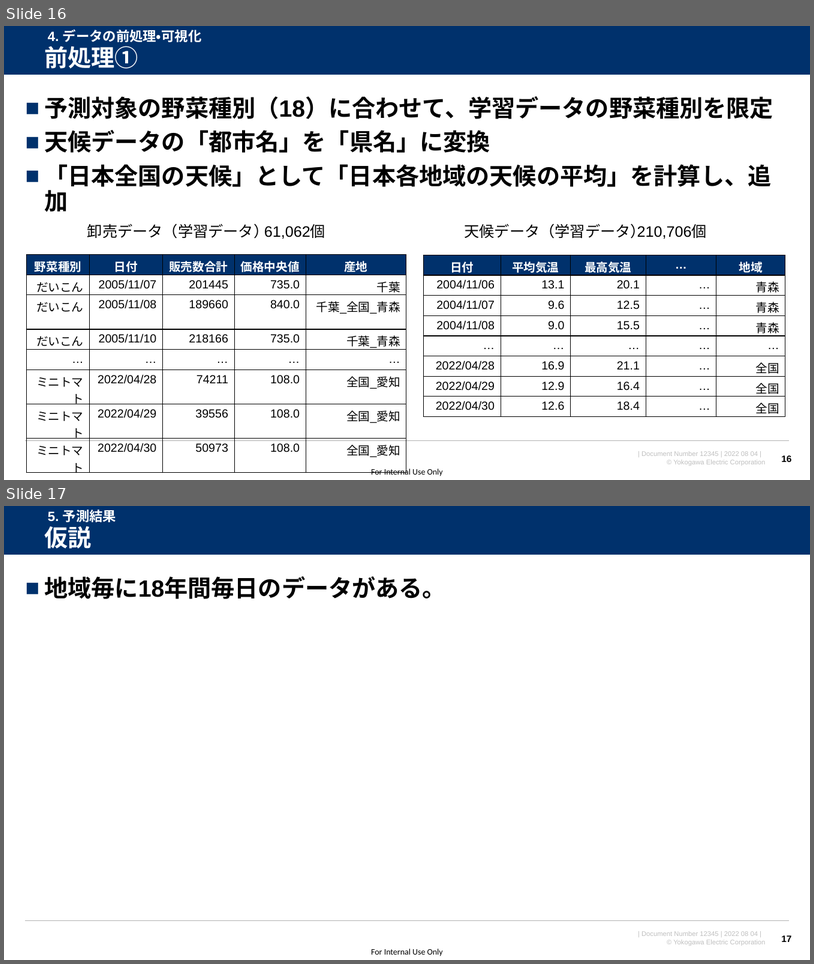
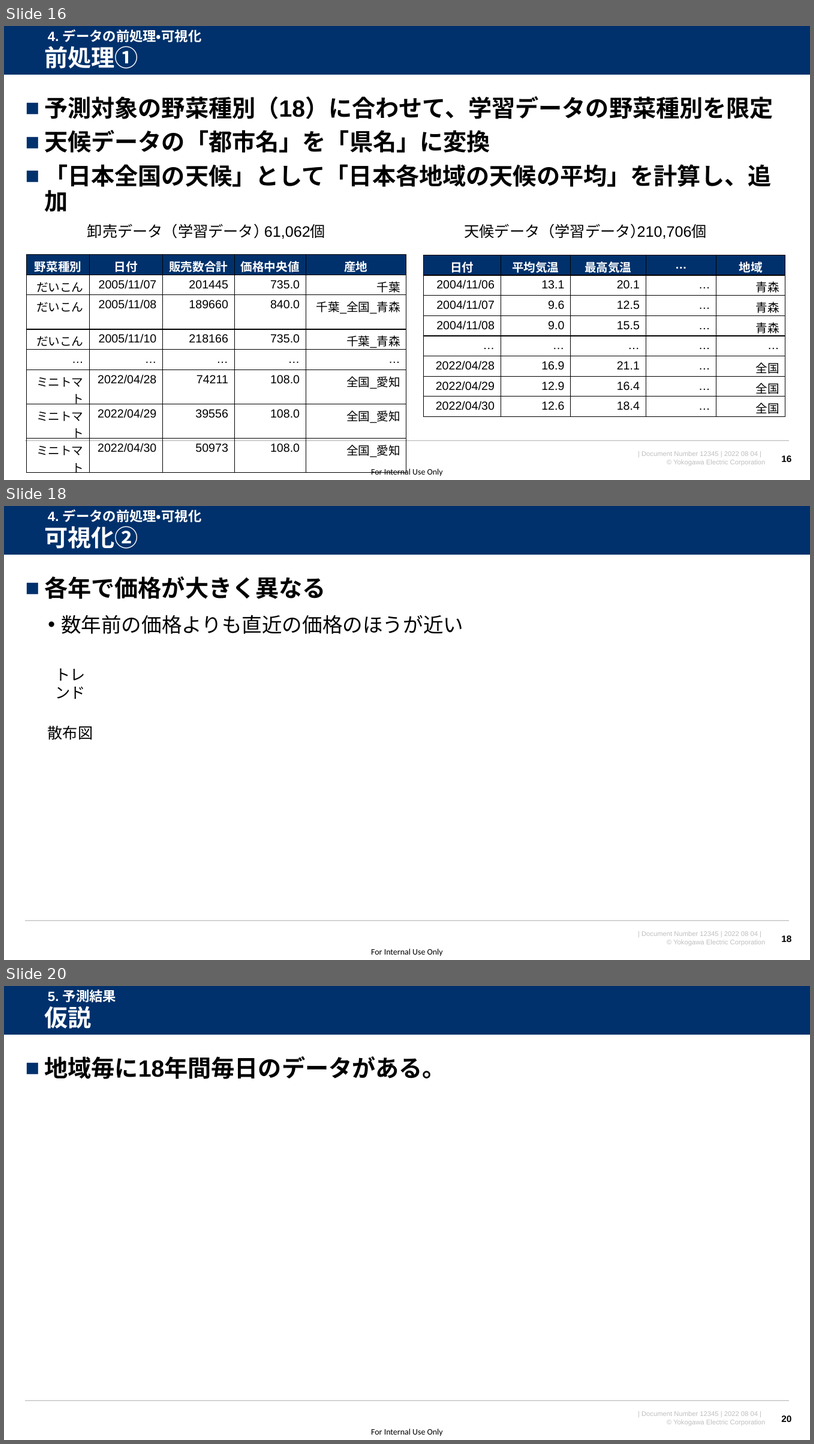
Before and after one commit to watarukumagai-git/opt, a slide deck: MMW/20220804_MMW_kumagai_rev.0.pptx. Shown one above the other, each under a label of ours: slides 16 and 17 before the commit, slides 16, 18 and 20 after it; the slides between them are not shown. The pictures are 814x964 and 814x1444 pixels, drawn with LibreOffice and Linux fonts; fonts in the diff are those of the drawing; background and template pictures are left out. Boxes give left, top, right and bottom in pixels: in the first picture for what was removed or moved away, otherwise in the second. Text is boxed around its words. In the diff, an @@ line names an element or a change of style, - is before the commit and + after.

```diff
--- a/MMW/20220804_MMW_kumagai_rev.0.pptx
+++ b/MMW/20220804_MMW_kumagai_rev.0.pptx
@@ slide 18 added at (x1=4, y1=506, x2=810, y2=960), background #FFFFFF; not listed: 5 template elements that a slide beside it also shows @@
@@ text added at (x1=48, y1=509, x2=202, y2=522), 16 pt, text #FFFFFF, bold @@
+4. データの前処理・可視化
@@ title added at (x1=44, y1=526, x2=138, y2=549), 28 pt, text #FFFFFF, bold @@
+可視化②
@@ text added at (x1=44, y1=576, x2=464, y2=634), 24 pt, text #000000 @@
+■ 各年で価格が大きく異なる
+  • 数年前の価格よりも直近の価格のほうが近い
@@ text added at (x1=55, y1=668, x2=85, y2=699), 18 pt, text #000000 @@
+トレンド
@@ text added at (x1=48, y1=726, x2=93, y2=739), 18 pt, text #000000 @@
+散布図
@@ page number added at (x1=782, y1=935, x2=792, y2=942), 11 pt, text #000000, bold @@
+18
@@ what was slide 17 is now slide 20 @@
@@ page number at (x1=782, y1=1415, x2=792, y2=1422): text changed @@
-17
+20
```
Also in this commit, not shown: 2 slides changed, 3 other slides added.
